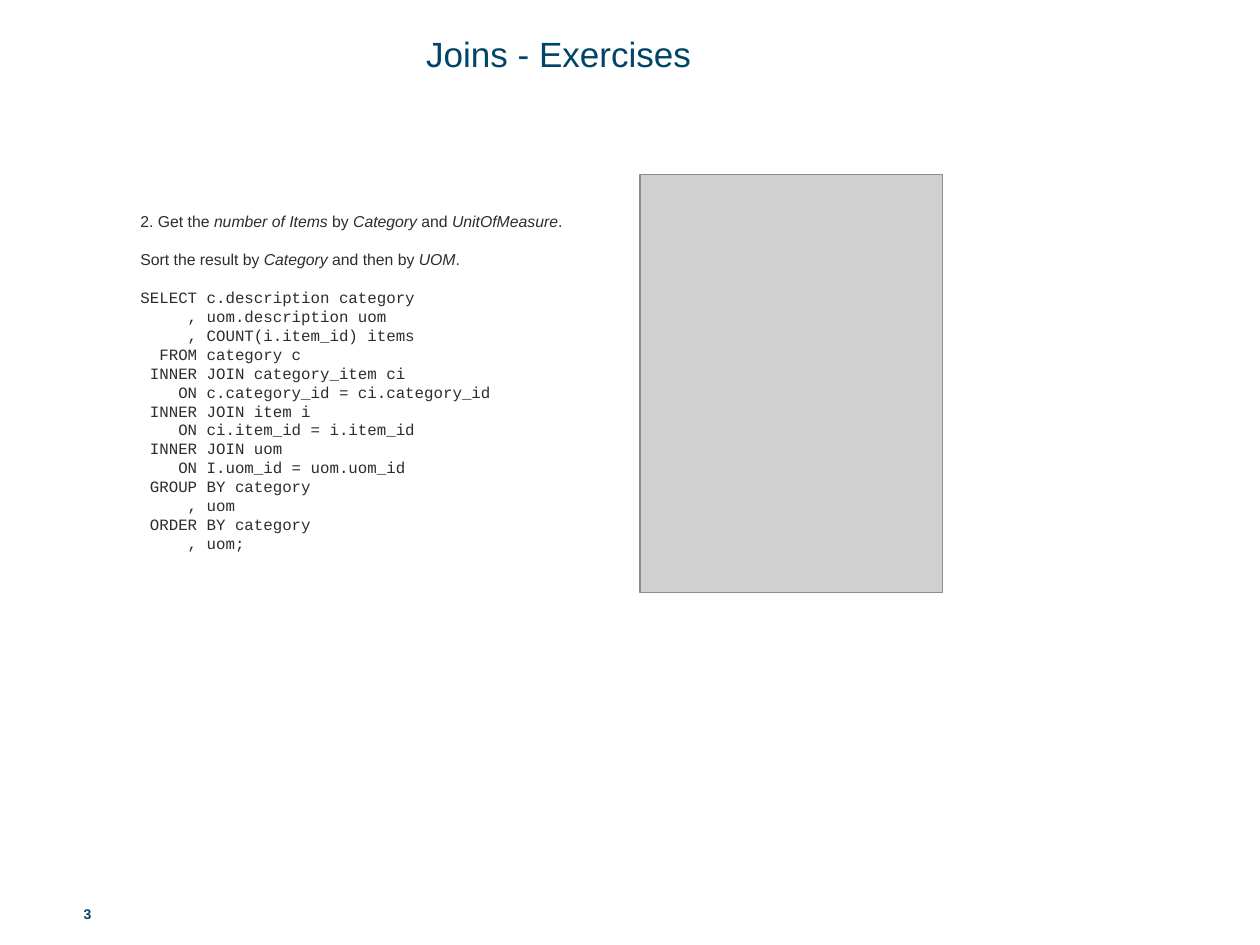
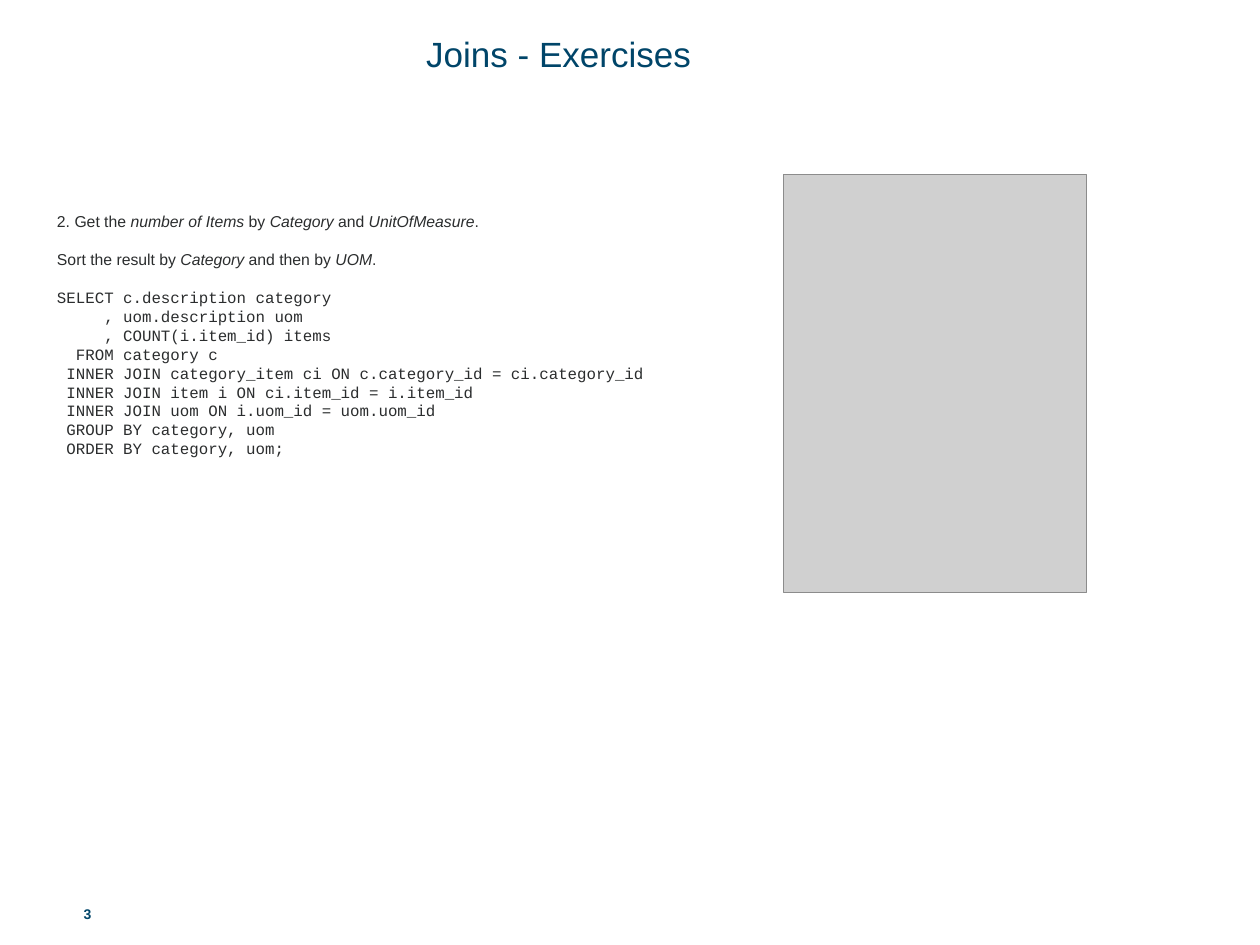
Before and after one commit to softtekAcademy/JavaCourse2016, a slide deck: slide 3 of SQL-master/Exercises/SQL [3] Exercise - Joins - solved.pptx. Drawn at 1260x945 pixels with LibreOffice and Linux fonts; fonts in the diff are those of the drawing; grey boxes stand for pictures. Boxes give left, top, right and bottom in pixels: in the first picture for what was removed or moved away, otherwise in the second. Text is boxed around its words. In the diff, an @@ line names an element or a change of style, - is before the commit and + after.

```diff
--- a/SQL-master/Exercises/SQL [3] Exercise - Joins - solved.pptx
+++ b/SQL-master/Exercises/SQL [3] Exercise - Joins - solved.pptx
@@ picture: place and size @@
-picture at bbox=[640, 175, 942, 592]
+picture at bbox=[784, 175, 1086, 592]
@@ text "2. Get the number of ...": place and size @@
-text "2. Get the number of ..." at bbox=[140, 215, 562, 552]
+text "2. Get the number of ..." at bbox=[57, 215, 643, 458]
@@ text at bbox=[66, 367, 643, 458]: text changed @@
-INNER JOIN category_item ci
-ON c.category_id = ci.category_id
-INNER JOIN item i
-ON ci.item_id = i.item_id
-INNER JOIN uom
-ON I.uom_id = uom.uom_id
-GROUP BY category
-, uom
-ORDER BY category
-, uom;
+INNER JOIN category_item ci ON c.category_id = ci.category_id
+INNER JOIN item i ON ci.item_id = i.item_id
+INNER JOIN uom ON i.uom_id = uom.uom_id
+GROUP BY category, uom
+ORDER BY category, uom;
```
Also in this commit, not shown: 1 other slide changed, 2 other files.
